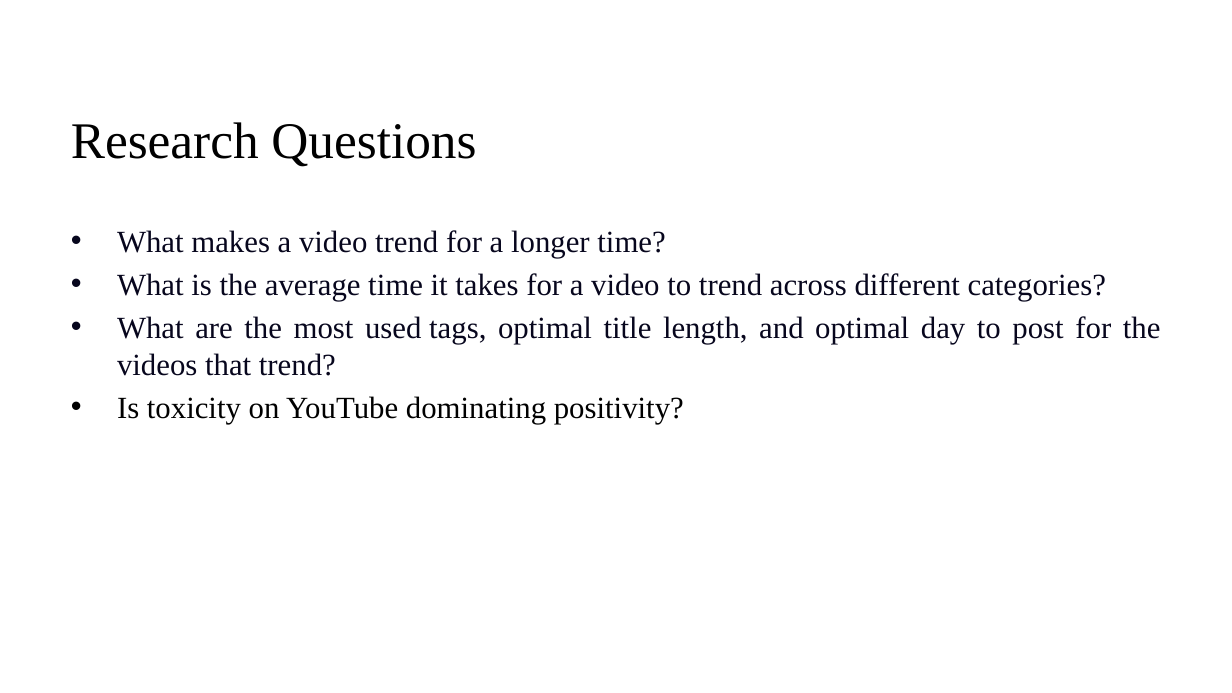
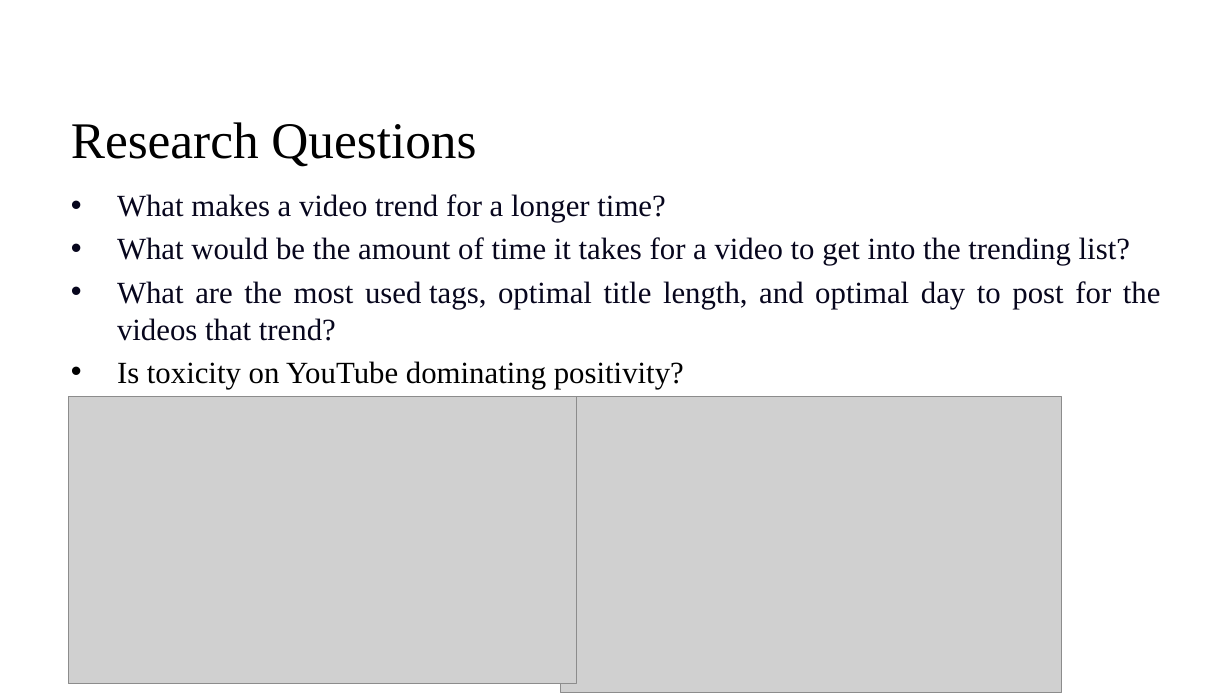
Before and after one commit to VamshiKrishna-1/Youtube_Video_Analysis_and_Prediction, a slide deck: slide 3 of Phase1 .pptx. Drawn at 1232x693 pixels with LibreOffice and Linux fonts; fonts in the diff are those of the drawing; grey boxes stand for pictures; background and template pictures are left out. Boxes give left, top, right and bottom in pixels: in the first picture for what was removed or moved away, otherwise in the second. Text is boxed around its words. In the diff, an @@ line names an element or a change of style, - is before the commit and + after.

```diff
--- a/Phase1 .pptx
+++ b/Phase1 .pptx
@@ text "What makes a video trend ...": place and size @@
-text "What makes a video trend ..." at (117, 230, 1161, 424)
+text "What makes a video trend ..." at (117, 194, 1161, 389)
@@ text at (117, 237, 1130, 266): text changed @@
-• What is the average time it takes for a video to trend across different categories?
+• What would be the amount of time it takes for a video to get into the trending list?
@@ picture added at (68, 397, 577, 685) @@
@@ picture added at (561, 397, 1062, 693) @@
```
Also in this commit, not shown: 6 other slides changed, 2 slides added.
